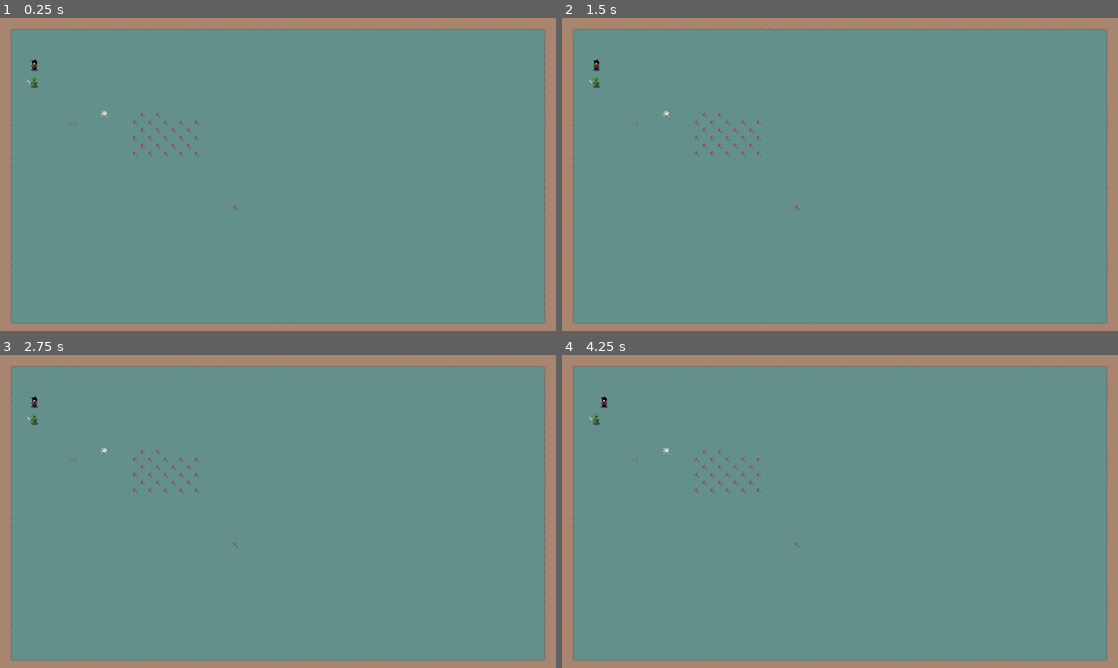
Above: before the commit, frames 1-4 (two rows, left to right).
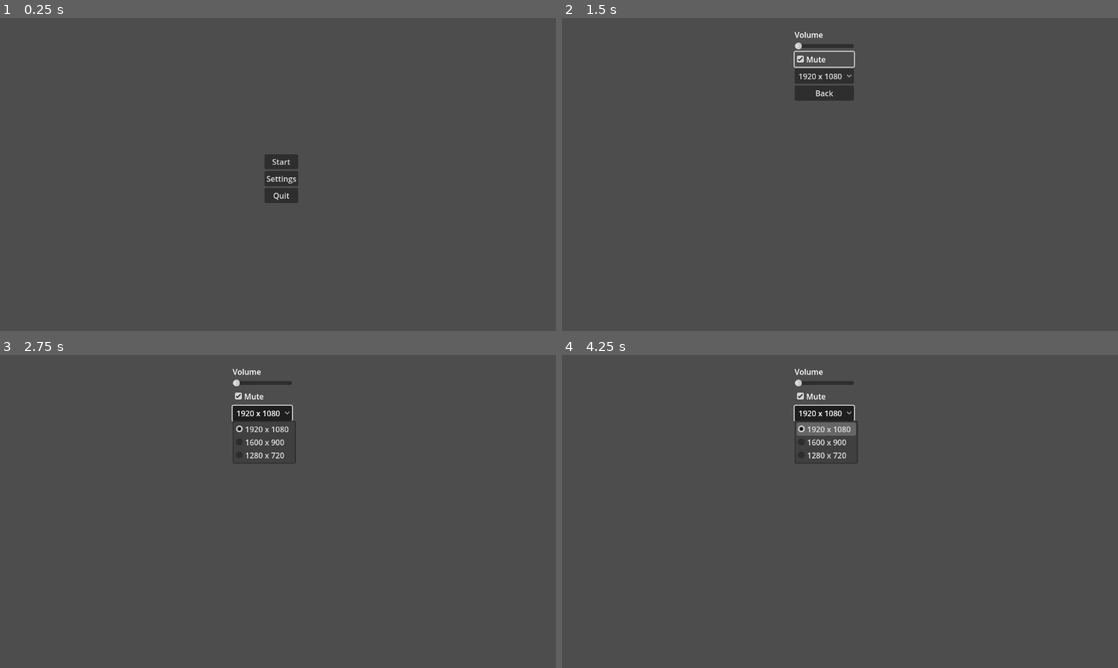
Above: after the commit, the same moments.

Repository: jultty/nefthera
Game: Godot game, scene res://menu.tscn
The game is run twice, just before and just after one commit, with the same random seed, the same clock (stepped at 60 frames per second) and the same inputs. Before the commit the project starts from res://main.tscn.
Inputs (mouse positions are in pixels of both pictures, inside the frame that each line leads up to):
- Up to frame 1 (0.25 s): no input
- Up to frame 2 (1.5 s): click (845, 177) at 0.5 s, where only the run after the commit has a clickable "Settings"; click (823, 58) at 1.25 s, where only the run after the commit has a clickable "Mute"
- Up to frame 3 (2.75 s): click (261, 414) at 2 s, where only the run after the commit has a clickable "1920 x 1080"
- Up to frame 4 (4.25 s): click (823, 430) at 2.75 s, where only the run after the commit has a clickable "Back"; tap Enter at 3.5 s; hold Right (ui_right) from 3.53 s (still down)

The runs differ from the first frame. In frame 1, 100% of the frame differs, in the area x 0-100%, y 0-100%; in frame 2, 100%; in frame 3, 100%; in frame 4, 100%.

Commit message:
Configure controls, add menu

Diff:
--- /dev/null
+++ b/Menu.gd
@@ -0,0 +1,13 @@
+extends Control
+
+
+func _on_start_pressed():
+	get_tree().change_scene_to_file("res://main.tscn")
+
+
+func _on_button_pressed():
+	get_tree().change_scene_to_file("res://settings.tscn")
+
+
+func _on_button_2_pressed():
+	get_tree().quit()
--- /dev/null
+++ b/Settings.gd
@@ -0,0 +1,30 @@
+extends Control
+
+var option_button
+
+func _ready():
+	option_button = $MarginContainer/VBoxContainer/Resolution
+
+	option_button.add_item("1920 x 1080")
+	option_button.add_item("1600 x 900")
+	option_button.add_item("1280 x 720")
+
+func _on_volume_value_changed(value):
+	AudioServer.set_bus_volume_db(0, value)
+
+func _on_mute_toggled(toggled_on):
+	AudioServer.set_bus_mute(AudioServer.get_bus_index("Master"), toggled_on)
+
+func _on_resolution_item_selected(index):
+	var selected_text = option_button.get_item_text(index)
+	match selected_text:
+		"1920 x 1080":
+			get_window().size = Vector2(1920, 1080)
+		"1600 x 900":
+			get_window().size = Vector2(1600, 900)
+		"1280 x 720":
+			get_window().size = Vector2(1280, 720)
+
+
+func _on_button_pressed():
+	get_tree().change_scene_to_file("res://menu.tscn")
--- /dev/null
+++ b/Volume.gd
@@ -0,0 +1 @@
+extends HSlider
--- a/main.tscn
+++ b/main.tscn
@@ -1,8 +1,9 @@
-[gd_scene load_steps=17 format=3 uid="uid://w1vqgd17vwnq"]
+[gd_scene load_steps=19 format=3 uid="uid://w1vqgd17vwnq"]
 
 [ext_resource type="Texture2D" uid="uid://bnlm7m88td65b" path="res://assets/GrassNDirt.png" id="1_8bb4a"]
 [ext_resource type="Texture2D" uid="uid://xpt425uxcwff" path="res://assets/spr_goblin_idle.png" id="2_ugrff"]
 [ext_resource type="Script" path="res://scripts/HumanArea.gd" id="4_aejx6"]
+[ext_resource type="Script" path="res://scripts/GoblinArea.gd" id="4_f138i"]
 [ext_resource type="Texture2D" uid="uid://dc155rw1erdwc" path="res://assets/spr_player_front_idle.png" id="5_2vvkq"]
 
 [sub_resource type="TileSetAtlasSource" id="TileSetAtlasSource_mgr48"]
@@ -139,7 +140,7 @@
 }
 
 [sub_resource type="RectangleShape2D" id="RectangleShape2D_hy3lv"]
-size = Vector2(16, 16)
+size = Vector2(232.009, 0)
 
 [sub_resource type="Animation" id="Animation_27vbq"]
 length = 0.001
@@ -178,6 +179,9 @@
 "RESET": SubResource("Animation_27vbq"),
 "goblin-idle": SubResource("Animation_i6gnu")
 }
+
+[sub_resource type="CircleShape2D" id="CircleShape2D_57j4f"]
+radius = 296.061
 
 [node name="2D Root" type="Node2D"]
 
@@ -196,19 +200,22 @@
 layer_0/tile_data = PackedInt32Array(1572894, 262144, 2, 786445, 196608, 0, 786452, 262144, 2, 786450, 262144, 2, 85198 …(459 unchanged characters)…
 
 [node name="HumanArea" type="Area2D" parent="."]
-position = Vector2(56, 88)
+position = Vector2(82, 80)
 script = ExtResource("4_aejx6")
 
 [node name="HumanSprite" type="Sprite2D" parent="HumanArea"]
 position = Vector2(0, -8)
 texture = ExtResource("5_2vvkq")
 hframes = 12
+metadata/_edit_lock_ = true
 
 [node name="HumanCollision" type="CollisionShape2D" parent="HumanArea"]
 shape = SubResource("RectangleShape2D_pgflw")
+metadata/_edit_lock_ = true
 
 [node name="HumanRayCast" type="RayCast2D" parent="HumanArea"]
 target_position = Vector2(0, 16)
+metadata/_edit_lock_ = true
 
 [node name="HumanAnimationPlayer" type="AnimationPlayer" parent="HumanArea"]
 libraries = {
@@ -216,23 +223,43 @@
 }
 
 [node name="GoblinArea" type="Area2D" parent="."]
-position = Vector2(62.9961, 160.01)
+position = Vector2(936, 446)
+script = ExtResource("4_f138i")
 
 [node name="GoblinSprite" type="Sprite2D" parent="GoblinArea"]
-position = Vector2(9.00394, -24.01)
+position = Vector2(3.8147e-06, 0)
 texture = ExtResource("2_ugrff")
 hframes = 9
+metadata/_edit_lock_ = true
 
 [node name="GoblinCollision" type="CollisionShape2D" parent="GoblinArea"]
-position = Vector2(9.00394, -24.01)
+light_mask = 0
+position = Vector2(116.004, 0)
 shape = SubResource("RectangleShape2D_hy3lv")
+metadata/_edit_lock_ = true
 
 [node name="GoblinRayCast" type="RayCast2D" parent="GoblinArea"]
 modulate = Color(1, 0, 1, 1)
-position = Vector2(9.00394, -24.01)
+position = Vector2(3.8147e-06, 0)
 target_position = Vector2(0, 16)
+metadata/_edit_lock_ = true
 
 [node name="GoblinAnimationPlayer" type="AnimationPlayer" parent="GoblinArea"]
 libraries = {
 "": SubResource("AnimationLibrary_e28t6")
 }
+
+[node name="GoblinSight" type="Area2D" parent="GoblinArea"]
+
+[node name="GoblingSightCollisionShape" type="CollisionShape2D" parent="GoblinArea/GoblinSight"]
+shape = SubResource("CircleShape2D_57j4f")
+
+[node name="Timer" type="Timer" parent="."]
+wait_time = 0.5
+autostart = true
+
+[connection signal="body_entered" from="HumanArea" to="HumanArea" method="_on_body_entered"]
+[connection signal="hit" from="HumanArea" to="HumanArea" method="_on_hit"]
+[connection signal="area_entered" from="GoblinArea/GoblinSight" to="HumanArea" method="_on_goblin_sight_area_entered"]
+[connection signal="area_exited" from="GoblinArea/GoblinSight" to="HumanArea" method="_on_goblin_sight_area_exited"]
+[connection signal="timeout" from="Timer" to="GoblinArea" method="_on_timer_timeout"]
--- /dev/null
+++ b/menu.tscn
@@ -0,0 +1,44 @@
+[gd_scene load_steps=2 format=3 uid="uid://tsieg5b4pf8m"]
+
+[ext_resource type="Script" path="res://Menu.gd" id="1_y6xhv"]
+
+[node name="Menu" type="Control"]
+layout_mode = 3
+anchors_preset = 15
+anchor_right = 1.0
+anchor_bottom = 1.0
+grow_horizontal = 2
+grow_vertical = 2
+script = ExtResource("1_y6xhv")
+
+[node name="MarginContainer" type="MarginContainer" parent="."]
+layout_mode = 1
+anchors_preset = -1
+anchor_left = 0.451389
+anchor_top = 0.395062
+anchor_right = 0.5625
+anchor_bottom = 0.634259
+grow_horizontal = 2
+grow_vertical = 2
+metadata/_edit_use_anchors_ = true
+
+[node name="VBoxContainer" type="VBoxContainer" parent="MarginContainer"]
+layout_mode = 2
+size_flags_horizontal = 4
+size_flags_vertical = 4
+
+[node name="Start" type="Button" parent="MarginContainer/VBoxContainer"]
+layout_mode = 2
+text = "Start"
+
+[node name="Settings" type="Button" parent="MarginContainer/VBoxContainer"]
+layout_mode = 2
+text = "Settings"
+
+[node name="Quit" type="Button" parent="MarginContainer/VBoxContainer"]
+layout_mode = 2
+text = "Quit"
+
+[connection signal="pressed" from="MarginContainer/VBoxContainer/Start" to="." method="_on_start_pressed"]
+[connection signal="pressed" from="MarginContainer/VBoxContainer/Settings" to="." method="_on_button_pressed"]
+[connection signal="pressed" from="MarginContainer/VBoxContainer/Quit" to="." method="_on_button_2_pressed"]
--- a/project.godot
+++ b/project.godot
@@ -11,7 +11,7 @@
 [application]
 
 config/name="Nefthera"
-run/main_scene="res://main.tscn"
+run/main_scene="res://menu.tscn"
 config/features=PackedStringArray("4.2", "Forward Plus")
 config/icon="res://icon.svg"
 
@@ -21,6 +21,26 @@
 
 [input]
 
+ui_left={
+"deadzone": 0.5,
+"events": [Object(InputEventKey,"resource_local_to_scene":false,"resource_name":"","device":0,"window_id":0,"alt_pressed":false,"shift_pressed":false,"ctrl_pressed":false,"meta_pressed":false,"pressed":false,"keycode":4194319,"physical_keycode":0,"key_label":0,"unicode":0,"echo":false,"script":null)
+]
+}
+ui_right={
+"deadzone": 0.5,
+"events": [Object(InputEventKey,"resource_local_to_scene":false,"resource_name":"","device":0,"window_id":0,"alt_pressed":false,"shift_pressed":false,"ctrl_pressed":false,"meta_pressed":false,"pressed":false,"keycode":4194321,"physical_keycode":0,"key_label":0,"unicode":0,"echo":false,"script":null)
+]
+}
+ui_up={
+"deadzone": 0.5,
+"events": [Object(InputEventKey,"resource_local_to_scene":false,"resource_name":"","device":0,"window_id":0,"alt_pressed":false,"shift_pressed":false,"ctrl_pressed":false,"meta_pressed":false,"pressed":false,"keycode":4194320,"physical_keycode":0,"key_label":0,"unicode":0,"echo":false,"script":null)
+]
+}
+ui_down={
+"deadzone": 0.5,
+"events": [Object(InputEventKey,"resource_local_to_scene":false,"resource_name":"","device":0,"window_id":0,"alt_pressed":false,"shift_pressed":false,"ctrl_pressed":false,"meta_pressed":false,"pressed":false,"keycode":4194322,"physical_keycode":0,"key_label":0,"unicode":0,"echo":false,"script":null)
+]
+}
 click={
 "deadzone": 0.5,
 "events": [Object(InputEventMouseButton,"resource_local_to_scene":false,"resource_name":"","device":-1,"window_id":0,"a …(253 unchanged characters)…
--- a/scripts/GoblinArea.gd
+++ b/scripts/GoblinArea.gd
@@ -1,21 +1,47 @@
 extends Area2D
+
+# randi() % n selects a random integer between 0 and n-1.
 
 @onready var _animation_player = $GoblinAnimationPlayer
 func _process(_delta):
 	_animation_player.play("goblin-idle")
 
 var tile_size=16
-var inputs = {
-	"ui_right": Vector2.RIGHT,
-	"ui_left": Vector2.LEFT,
-	"ui_up": Vector2.UP,
-	"ui_down": Vector2.DOWN,
-}
+var direction = position.angle()
+var velocity = Vector2(randf_range(0.5, 3), 0.0)
+var start_position = position
+var max_range = 300
 
 func _ready():
 	position = position.snapped(Vector2.ONE * tile_size)
 	position += Vector2.ONE * tile_size/2
 
+func check_movement_range(pos):
+	var normalized_pos = pos
+	normalized_pos.x = pos.x - start_position.x
+	normalized_pos.y = pos.y - start_position.y
+	if normalized_pos.x > max_range || normalized_pos.x < max_range * -1:
+		return false
+	elif normalized_pos.y > max_range || normalized_pos.y < max_range * -1:
+		return false
+	else:
+		return true
 
 func move(dir):
-	position += inputs[dir] * tile_size
+	var signs = [ -1, 1 ]
+	var direction_sign = signs[randi() % signs.size()]
+	direction = randf_range(-PI / 4, PI / 4) * direction_sign
+	var new_position = position + velocity.rotated(dir) * direction_sign * tile_size
+	if check_movement_range(new_position):
+		position = new_position
+		print("new position:", position)
+	else:
+		print("out of range position:", new_position)
+
+func see():
+	var human = get_node("../HumanArea")
+	print("Human postion: ", human.position.x, " ", human.position.y)
+
+func _on_timer_timeout():
+	move(direction)
+	see()
--- a/scripts/HumanArea.gd
+++ b/scripts/HumanArea.gd
@@ -1,4 +1,8 @@
 extends Area2D
+signal hit
+
+var HP = 100
+var MP = 100
 
 @onready var _animation_player = $HumanAnimationPlayer
 @onready var ray = $HumanRayCast
@@ -28,3 +32,25 @@
 	ray.force_raycast_update()
 	if !ray.is_colliding():
 		position += inputs[dir] * tile_size
+
+func _on_body_entered(body):
+	hide()
+	hit.emit()
+	$HumanCollision.set_deferred("disabled", true)
+
+func start(pos):
+	position = pos
+	show()
+	$HumanCollision.disabled = false
+
+
+func _on_hit():
+	MP -= 10
+
+
+func _on_goblin_sight_area_entered(area):
+	print("I see you")
+
+
+func _on_goblin_sight_area_exited(area):
+	print("I lost you")
--- /dev/null
+++ b/settings.tscn
@@ -0,0 +1,48 @@
+[gd_scene load_steps=2 format=3 uid="uid://bar37hlx34uwu"]
+
+[ext_resource type="Script" path="res://Settings.gd" id="1_gor26"]
+
+[node name="Settings" type="Control"]
+layout_mode = 3
+anchors_preset = 15
+anchor_right = 1.0
+anchor_bottom = 1.0
+grow_horizontal = 2
+grow_vertical = 2
+script = ExtResource("1_gor26")
+
+[node name="MarginContainer" type="MarginContainer" parent="."]
+layout_mode = 0
+offset_left = 192.0
+offset_top = 23.0
+offset_right = 896.0
+offset_bottom = 101.0
+
+[node name="VBoxContainer" type="VBoxContainer" parent="MarginContainer"]
+layout_mode = 2
+size_flags_horizontal = 4
+size_flags_vertical = 4
+
+[node name="VolumeLabel" type="Label" parent="MarginContainer/VBoxContainer"]
+layout_mode = 2
+text = "Volume"
+
+[node name="Volume" type="HSlider" parent="MarginContainer/VBoxContainer"]
+layout_mode = 2
+
+[node name="Mute" type="CheckBox" parent="MarginContainer/VBoxContainer"]
+layout_mode = 2
+text = "Mute"
+
+[node name="Resolution" type="OptionButton" parent="MarginContainer/VBoxContainer"]
+layout_mode = 2
+
+[node name="Button" type="Button" parent="MarginContainer/VBoxContainer"]
+layout_mode = 2
+text = "Back"
+
+[node name="AudioStreamPlayer" type="AudioStreamPlayer" parent="."]
+
+[connection signal="value_changed" from="MarginContainer/VBoxContainer/Volume" to="." method="_on_volume_value_changed"]
+[connection signal="toggled" from="MarginContainer/VBoxContainer/Mute" to="." method="_on_mute_toggled"]
+[connection signal="pressed" from="MarginContainer/VBoxContainer/Button" to="." method="_on_button_pressed"]
